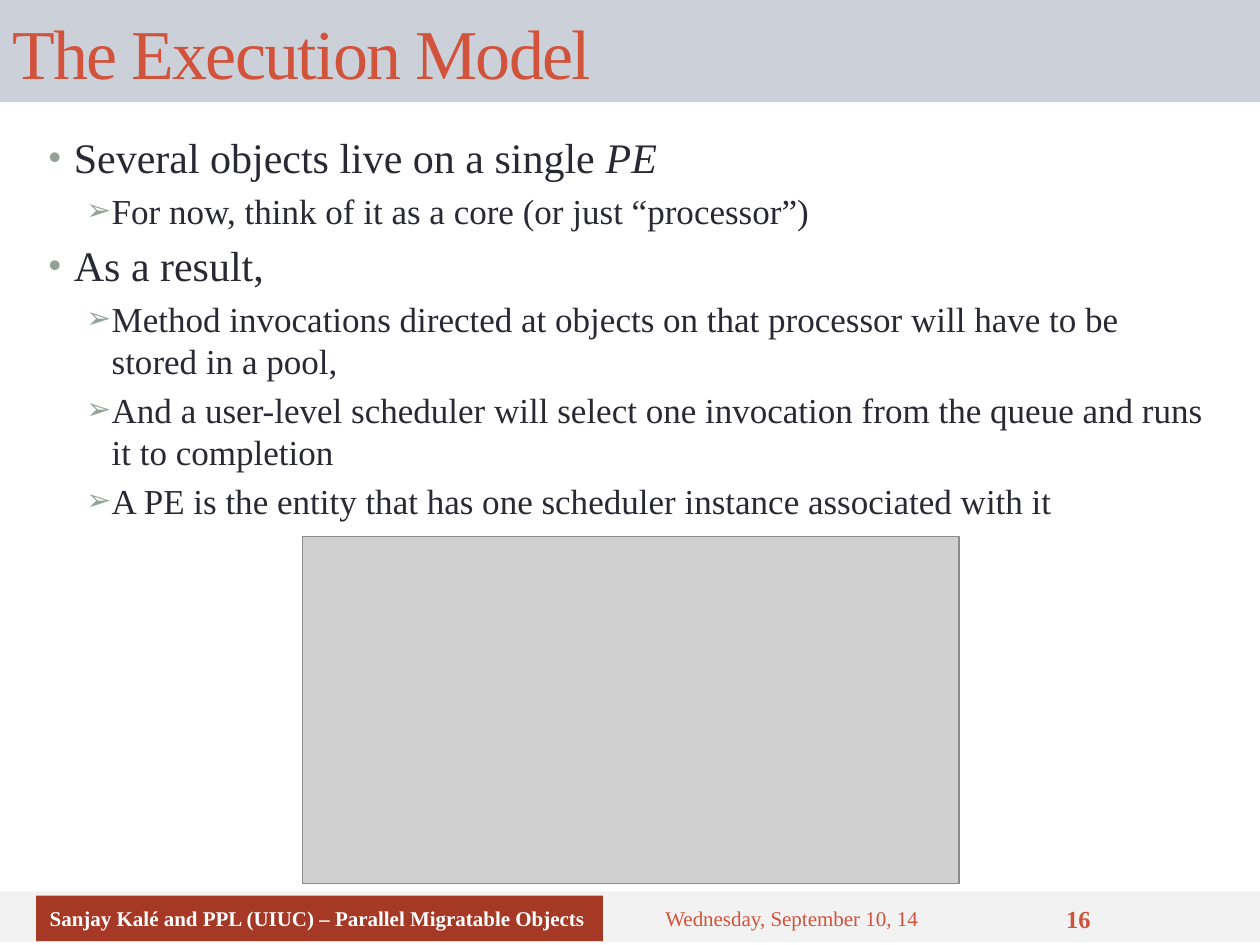
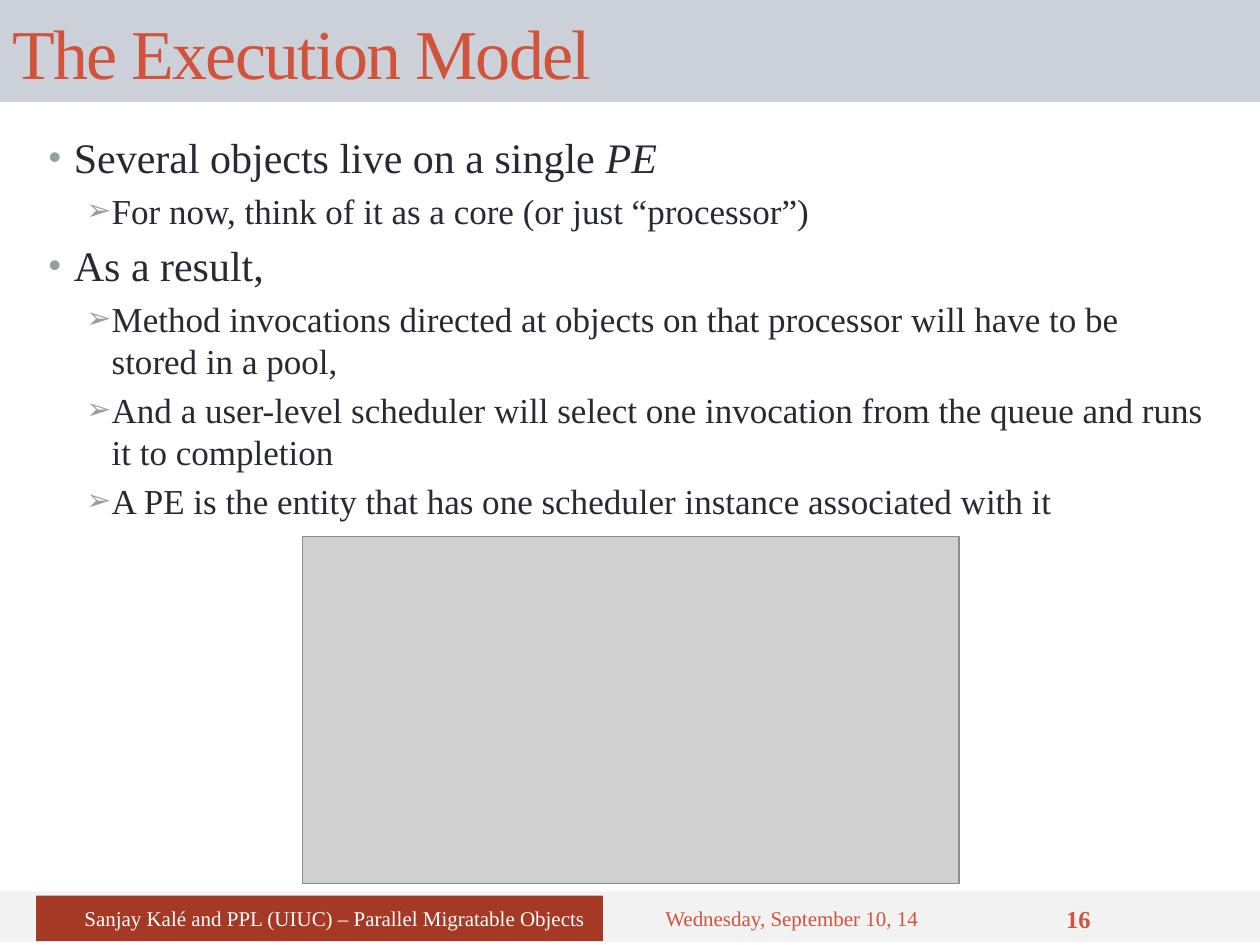
Before and after one commit to UIUC-PPL/charm_tutorial, a slide deck: slide 16 of tutorial-01-intro.pptx. Drawn at 1260x945 pixels with LibreOffice and Linux fonts; fonts in the diff are those of the drawing; grey boxes stand for pictures. Boxes give left, top, right and bottom in pixels: in the first picture for what was removed or moved away, otherwise in the second. Text is boxed around its words. In the diff, an @@ line names an element or a change of style, - is before the commit and + after.

```diff
--- a/tutorial-01-intro.pptx
+++ b/tutorial-01-intro.pptx
@@ rectangle "Sanjay Kalé and PPL (UIUC) ..." at (37,896,604,941): bold off @@
```
Also in this commit, not shown: 15 other slides changed.
